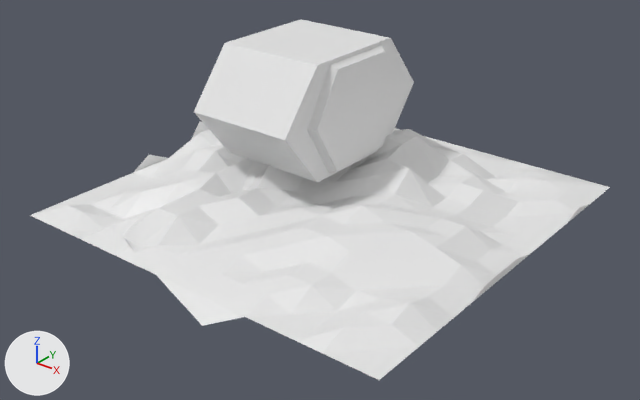
An edit to the Blender file EnvironmentModelingCheckpoint1.blend, drawn before and after from the same camera.
The view is the same before and after, from a 50 mm camera at (71.1, -91.1, 56.1) aimed at (2.1, -4.8, 2.6). Lighting does not change. The marker at lower left points along +X, +Y and +Z. The first picture is the older version.
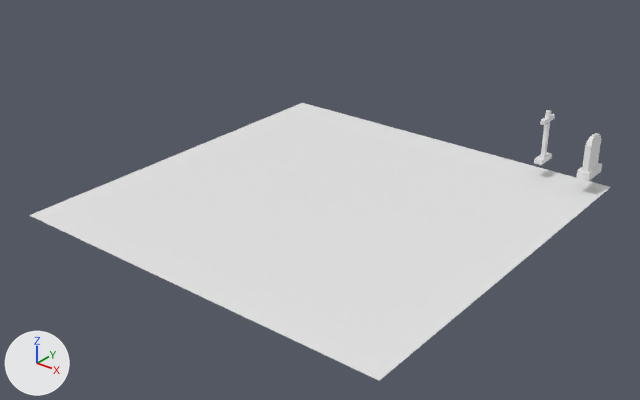
The newer file is also rescaled (x1.324) as a whole; pictures and numbers use the older file's frame.

Pixel boxes (x1, y1, x2, y2) of what changed, in the pictures (640 x 400 px):
'Plane', reshaped (7% taller): before (30, 121, 610, 380); after (29, 103, 610, 381)
'Cube', deleted: before (194, 19, 414, 182)
'MiniGrave1', added: after (576, 133, 602, 181)
'MiniGrave2', added: after (534, 110, 555, 165)
part 1 of me_plane, deleted: before (30, 121, 610, 380)

The change in detail:
me_plane is used by ob_plane; location (0.0, 0.0, 0.0); scale (29.9, 29.9, 43.1).
me_plane had 353 vertices, 320 faces and spanned x -1.0..1.0, y -1.09..1.0, z -0.03..0.23.
me_plane now has 4 vertices, 1 face and spans x -1.0..1.0, y -1.0..1.0, z 0.0.
me_plane part 1: 349 vertices removed from x -1.0..1.0, y -1.09..1.0, z -0.03..0.23.
Mesh me_cube_003 is new.
It has 32 vertices, 30 faces and spans x -1.0..1.0, y -1.0..1.0, z -1.0..20.9.
Mesh me_cube_002 is new.
It has 36 vertices, 34 faces and spans x -1.0..1.0, y -1.0..1.0, z -1.0..9.42.
Object 'Cube' (ob_cube) is deleted.
Object 'MiniGrave2' (ob_minigrave2) is new; it shows me_cube_003.
Its location is (19.7, 27.7, 2.6).
Its scale is (0.638, 1.75, 0.366).
Object 'MiniGrave1' (ob_minigrave1) is new; it shows me_cube_002.
Its location is (27.4, 27.0, 3.0).
Its scale is (0.958, 2.24, 0.612).
